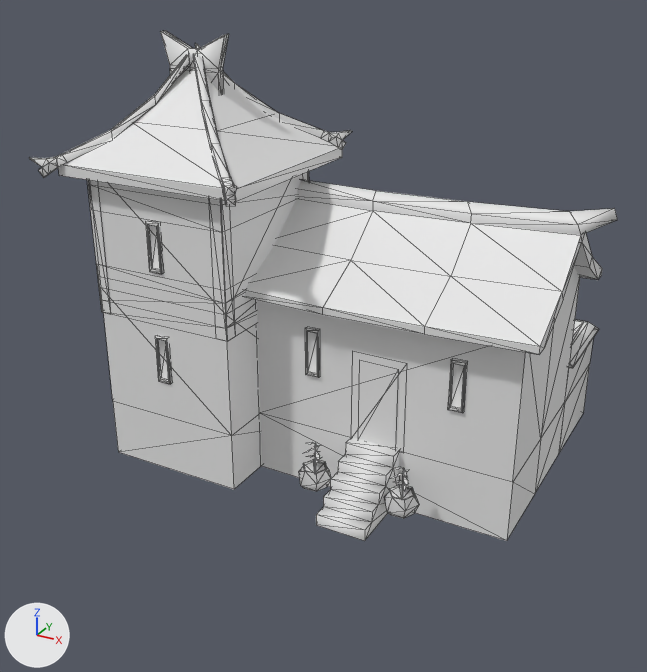
The COLLADA model art/meshes/structural/chin_house_d.dae: old version first, new version second.
The view is the same before and after, from a 50 mm lens placed at (13.9, -26.9, 16.8), pointed at (0.1, -1.7, 4.2). The axes (+X, +Y, +Z) are drawn at lower left. The lights are the same throughout. Mesh edges are drawn as thin lines. Vertices at the same position are counted once.
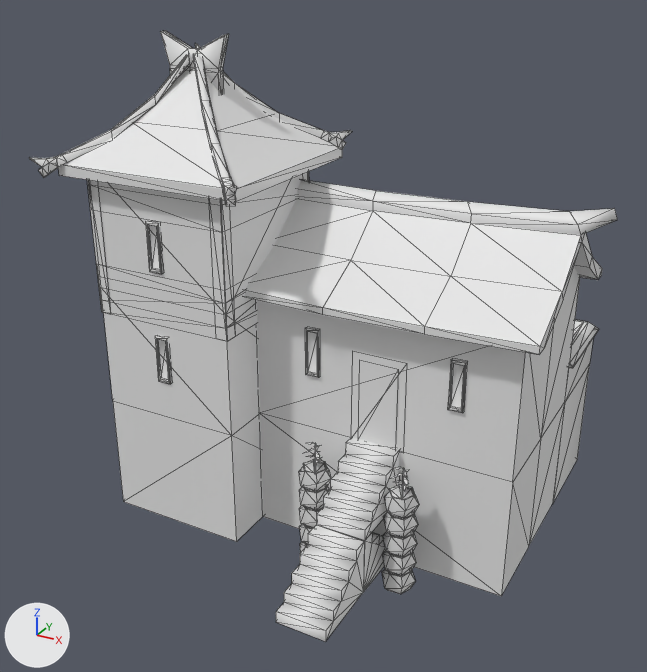
Boxes (x1, y1, x2, y2) around the edits, measured in the pictures (647 x 672 px; the box of a moved part takes in the faces that stretch with it):
'Mesh_001', reshaped (20% taller): before (29, 30, 618, 541); after (29, 30, 618, 642)
part 1 of me_chin_house_d_mesh_002, added: after (384, 513, 418, 538)
part 2 of me_chin_house_d_mesh_002, added: after (299, 486, 330, 510)
part 3 of me_chin_house_d_mesh_002, added: after (383, 532, 417, 557)
part 4 of me_chin_house_d_mesh_002, added: after (299, 506, 322, 528)
part 5 of me_chin_house_d_mesh_002, added: after (382, 551, 416, 576)
part 6 of me_chin_house_d_mesh_002, added: after (300, 524, 313, 545)
part 7 of me_chin_house_d_mesh_002, added: after (382, 569, 415, 594)
part 8 of me_chin_house_d_mesh_002, added: after (300, 542, 307, 552)
part 9 of me_chin_house_d_mesh_002, added: after (276, 525, 364, 642)
part 10 of me_chin_house_d_mesh_002, added: after (348, 532, 386, 592)
part 11 of me_chin_house_d_mesh_002, moved or reshaped: before (113, 364, 590, 541); after (113, 364, 590, 596)

The change in detail:
me_chin_house_d_mesh_002 has 1069 vertices, 1335 faces and spans x -8.4..9.2, y -6.3..6.7, z -1.7..13.2.
me_chin_house_d_mesh_002 is used by ob_mesh_001; location (0.0, 0.0, 0.9).
Verts and faces of me_chin_house_d_mesh_002; kept vertices keep their numbers, new ones are numbered from 1069.
Before the commit, vertices of me_chin_house_d_mesh_002: 207 (7.6, -0.2, -1.7) at pixel (534, 494), 218 (-1.6, -0.2, -1.7), 219 (7.6, -3.3, -1.7) at pixel (506, 540), 327 (-1.7, 0.2, -1.6), 328 (-1.7, -5.1, -1.6) at pixel (234, 489).
Before the commit, vertices of me_chin_house_d_mesh_002: 330 (-6.9, 0.2, -1.6), 337 (7.6, 6.5, -1.7) at pixel (583, 412), 338 (-6.9, 0.1, -1.7), 506 (7.6, 2.8, -1.7) at pixel (558, 454), 513 (-1.6, 2.8, -1.7).
Before the commit, vertices of me_chin_house_d_mesh_002: 514 (-1.7, -3.3, -1.7) at pixel (260, 465), 626 (-6.9, -5.1, -1.6) at pixel (118, 452), 635 (7.6, 2.8, -1.7) at pixel (558, 454), 636 (-6.9, 6.5, -1.7), 637 (0.4, 6.5, -1.7).
me_chin_house_d_mesh_002 part 1: the loose piece of 25 vertices spanning x 3.8..5.0, y -4.9..-3.8, z -0.9..-0.2 is copied, and the copy is moved by (0.0, 0.0, -0.8); it spans x 3.8..5.0, y -4.9..-3.8, z -1.7..-0.9.
me_chin_house_d_mesh_002 part 2: the loose piece of 25 vertices spanning x 0.6..1.8, y -4.9..-3.8, z -0.9..-0.2 is copied, and the copy is moved by (0.0, 0.0, -0.8); it spans x 0.6..1.8, y -4.9..-3.8, z -1.7..-0.9.
me_chin_house_d_mesh_002 part 3: the loose piece of 25 vertices spanning x 3.8..5.0, y -4.9..-3.8, z -0.9..-0.2 is copied, and the copy is moved by (0.0, 0.0, -1.5); it spans x 3.8..5.0, y -4.9..-3.8, z -2.4..-1.7.
me_chin_house_d_mesh_002 part 4: the loose piece of 25 vertices spanning x 0.6..1.8, y -4.9..-3.8, z -0.9..-0.2 is copied, and the copy is moved by (0.0, 0.0, -1.5); it spans x 0.6..1.8, y -4.9..-3.8, z -2.4..-1.7.
me_chin_house_d_mesh_002 part 5: the loose piece of 25 vertices spanning x 3.8..5.0, y -4.9..-3.8, z -0.9..-0.2 is copied, and the copy is moved by (0.0, 0.0, -2.3); it spans x 3.8..5.0, y -4.9..-3.8, z -3.2..-2.4.
me_chin_house_d_mesh_002 part 6: the loose piece of 25 vertices spanning x 0.6..1.8, y -4.9..-3.8, z -0.9..-0.2 is copied, and the copy is moved by (0.0, 0.0, -2.3); it spans x 0.6..1.8, y -4.9..-3.8, z -3.2..-2.4.
me_chin_house_d_mesh_002 part 7: the loose piece of 25 vertices spanning x 3.8..5.0, y -4.9..-3.8, z -0.9..-0.2 is copied, and the copy is moved by (0.0, 0.0, -3.0); it spans x 3.8..5.0, y -4.9..-3.8, z -3.9..-3.2.
me_chin_house_d_mesh_002 part 8: the loose piece of 25 vertices spanning x 0.6..1.8, y -4.9..-3.8, z -0.9..-0.2 is copied, and the copy is moved by (0.0, 0.0, -3.0); it spans x 0.6..1.8, y -4.9..-3.8, z -3.9..-3.2.
me_chin_house_d_mesh_002 part 9: the loose piece of 24 vertices spanning x 2.0..3.8, y -5.8..-3.2, z -1.4..0.6 is copied, and the copy is moved by (0.0, -2.6, -2.0); it spans x 2.0..3.8, y -8.3..-5.8, z -3.4..-1.4.
me_chin_house_d_mesh_002 part 10: the loose piece of 24 vertices spanning x 2.0..3.8, y -5.8..-3.2, z -1.4..0.6 is copied, and the copy is turned 179 degrees about the z axis through its middle, then moved by (0.0, 0.0, -2.0); it spans x 2.0..3.8, y -5.8..-3.2, z -3.4..-1.4.
Part 11, on me_chin_house_d_mesh_002:
Vertices 207, 218, 219, 337, 338, 506, 513, 514, 635, 636, 637 move by (0.0, 0.0, -2.2).
Vertices 327, 328, 330, 626 move by (0.0, 0.0, -2.3).
